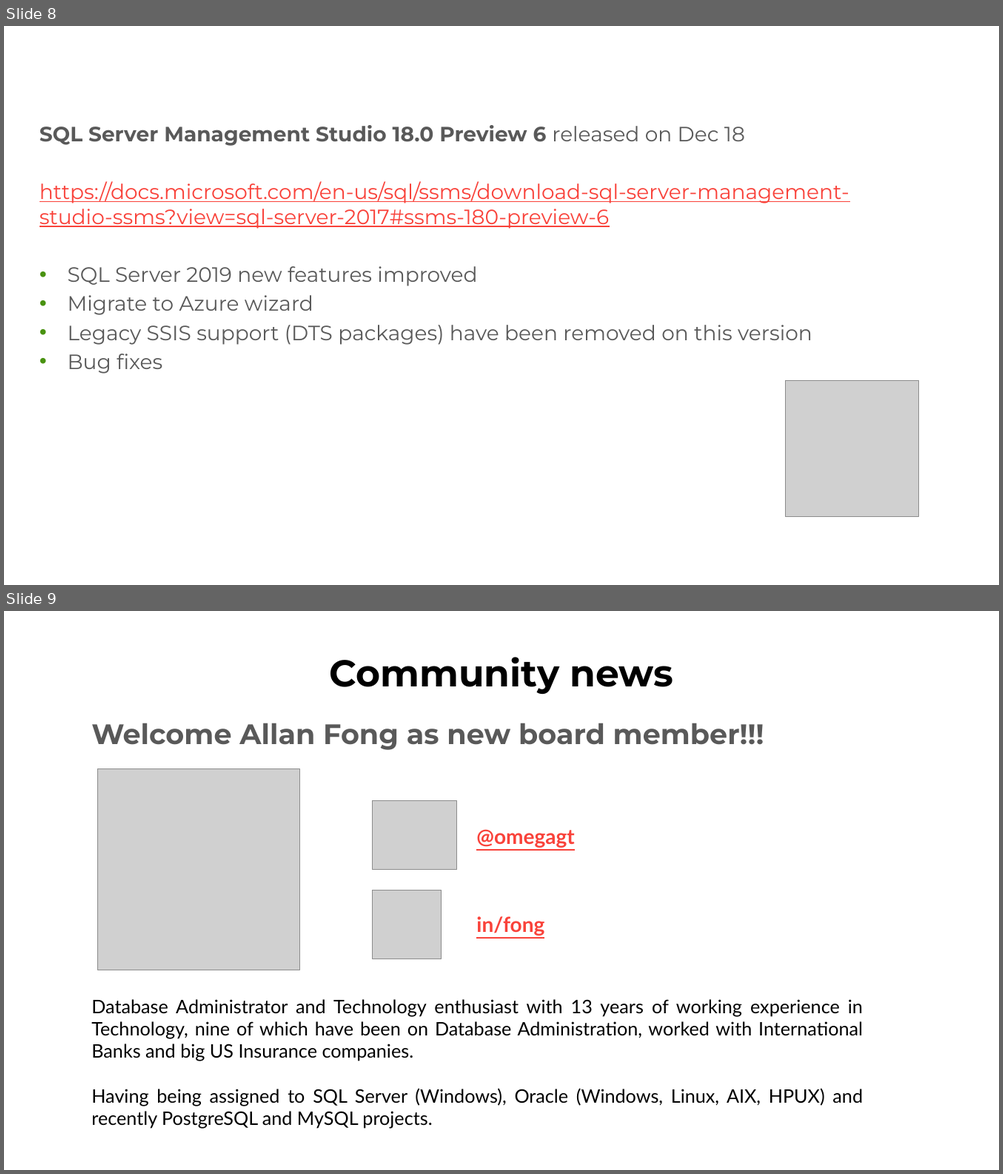
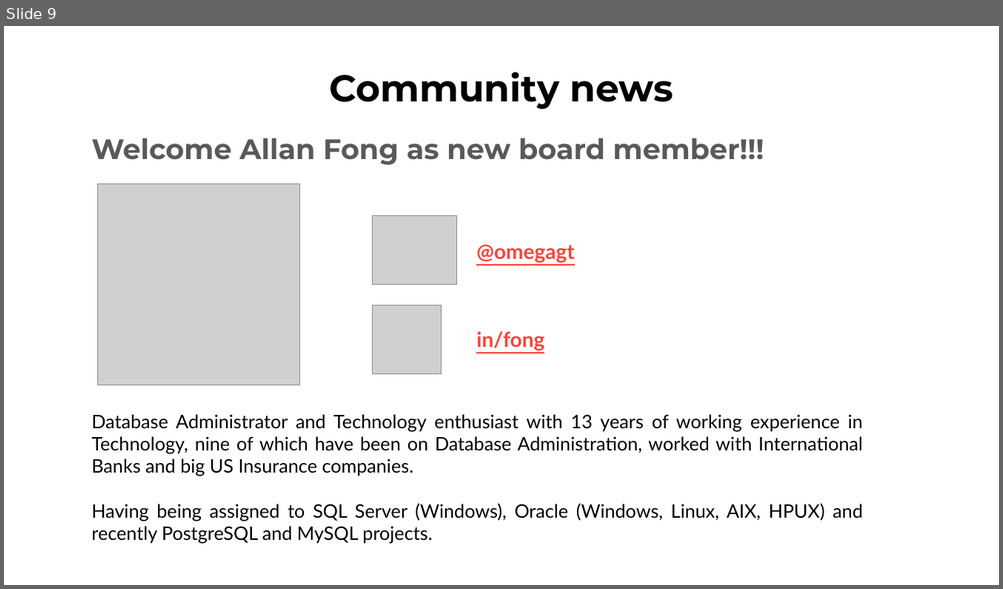
Before and after one commit to GTSSUG/Sessions, a slide deck: 20190123/PASS-GTSSUG-20190123.pptx. Shown one above the other, each under a label of ours: slides 8 and 9 before the commit, slide 9 after it. The pictures are 1003x1174 and 1003x589 pixels, drawn with LibreOffice and Linux fonts; fonts in the diff are those of the drawing; grey boxes stand for pictures; background and template pictures are left out. Boxes give left, top, right and bottom in pixels: in the first picture for what was removed or moved away, otherwise in the second. Text is boxed around its words. In the diff, an @@ line names an element or a change of style, - is before the commit and + after.

```diff
--- a/20190123/PASS-GTSSUG-20190123.pptx
+++ b/20190123/PASS-GTSSUG-20190123.pptx
@@ slide 8 removed at [4, 26, 999, 585], background #FFFFFF @@
@@ text removed at [40, 125, 849, 374] @@
-SQL Server Management Studio 18.0 Preview 6 released on Dec 18
-https://docs.microsoft.com/en-us/sql/ssms/download-sql-server-management-studio-ssms?view=sql-server-2017#ssms-180-preview-6
-• SQL Server 2019 new features improved
-• Migrate to Azure wizard
-• Legacy SSIS support (DTS packages) have been removed on this version
-• Bug fixes
@@ picture removed at [785, 380, 919, 517] @@
```
Also in this commit, not shown: 8 slides changed, 2 slides added, 1 other slide removed.
